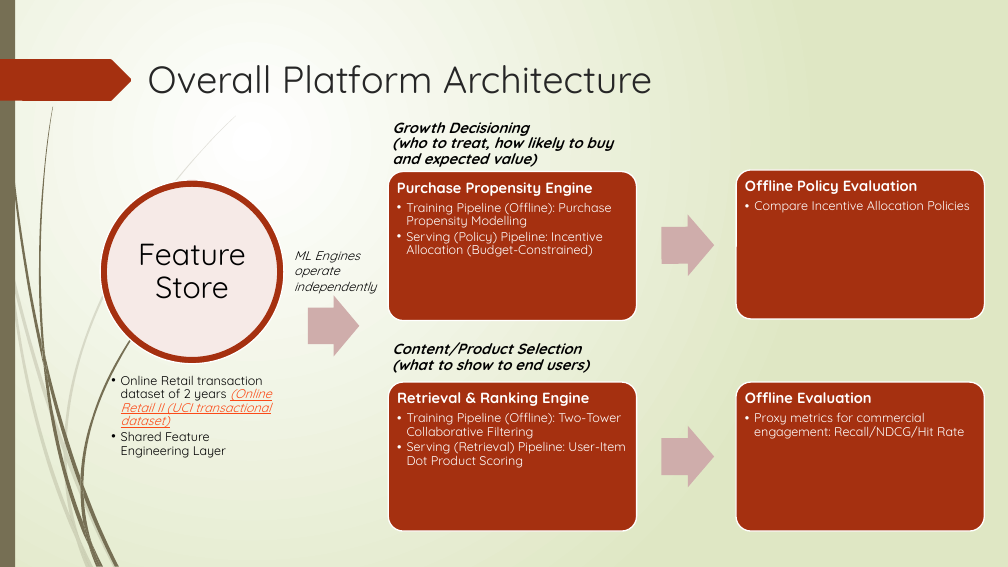
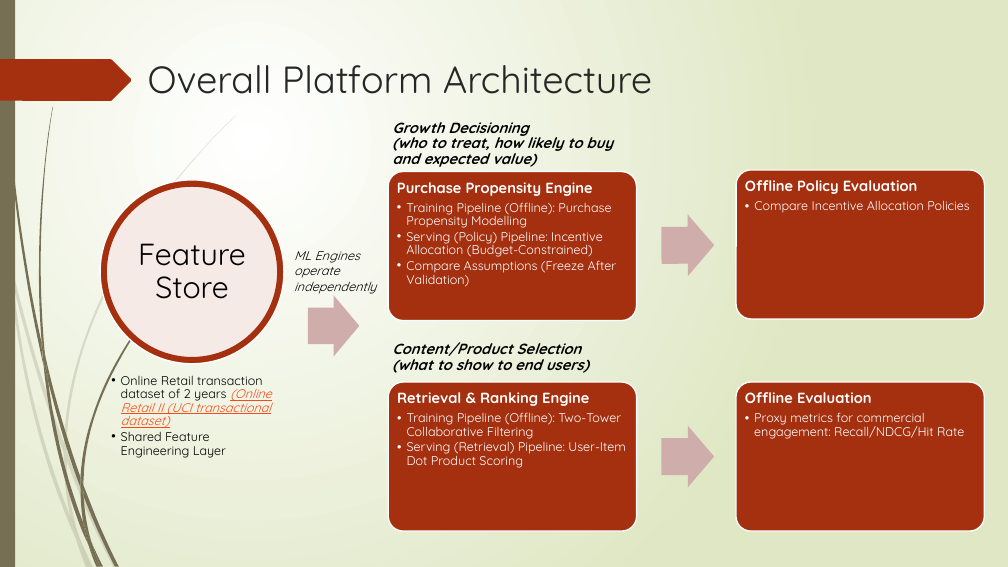
Before and after one commit to Phrey001/mle-marketplace-growth, a slide deck: slide 2 of docs/architecture.pptx. Drawn at 1008x567 pixels with LibreOffice and Linux fonts; fonts in the diff are those of the drawing. Boxes give left, top, right and bottom in pixels: in the first picture for what was removed or moved away, otherwise in the second. Text is boxed around its words. In the diff, an @@ line names an element or a change of style, - is before the commit and + after.

Commit message:
just redesigned purpose propensity engine architecture, to refactor specs, docs, implementation

```diff
--- a/docs/architecture.pptx
+++ b/docs/architecture.pptx
@@ text at [406, 260, 617, 287]: paragraph added @@
+  • Compare Assumptions (Freeze After Validation)
```
Also in this commit, not shown: 2 other slides changed, 1 slide added, 1 other file.
